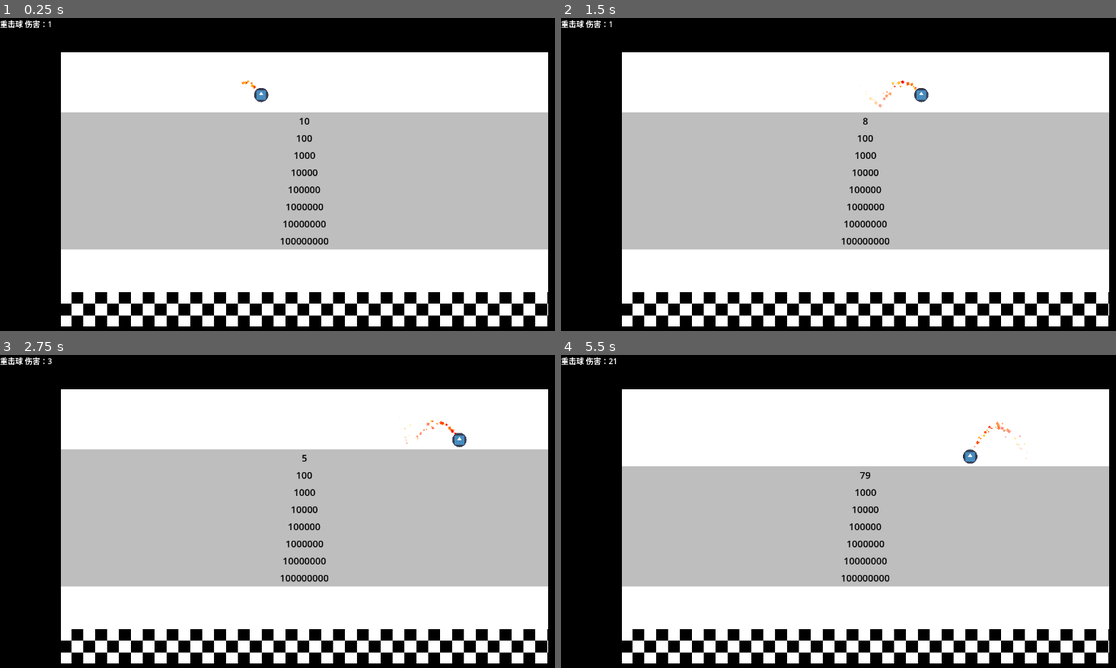
Above: before the commit, frames 1-4 (two rows, left to right).
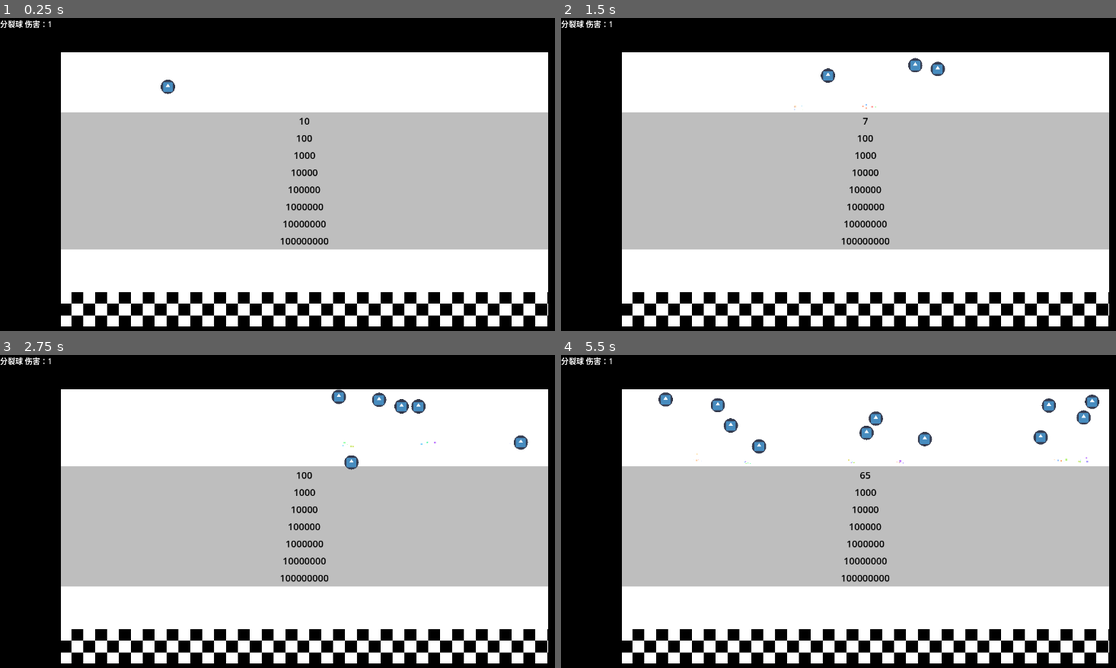
Above: after the commit, the same moments.

Repository: Rundll86/fallingballs
Game: Godot game, scene res://components/World.tscn
The game is run twice, just before and just after one commit, with the same random seed, the same clock (stepped at 60 frames per second) and the same inputs. The engine's default icon, where the game draws it, is replaced by a stand-in: a white triangle on a blue panel in a dark square.
Inputs:
- Up to frame 1 (0.25 s): no input
- Up to frame 2 (1.5 s): no input
- Up to frame 3 (2.75 s): no input
- Up to frame 4 (5.5 s): no input

The runs differ from the first frame. In frame 1, 0.3% of the frame differs, in the area x 0-49%, y 0-28%; in frame 2, 0.5%; in frame 3, 5.4%, in the area x 0-99%, y 0-37%; in frame 4, 1.3%.

Commit message:
feat(球类): 添加分裂球功能及调整相关场景
实现分裂球功能，当球体攻击墙壁时可自我复制
调整World场景使用新分裂球并更新碰撞层
修改Winner场景尺寸和碰撞层配置
更新BallBase基础属性以支持新功能

Diff:
--- a/components/Abstracts/BallBase.tscn
+++ b/components/Abstracts/BallBase.tscn
@@ -14,10 +14,11 @@
 emission_sphere_radius = 10.0
 gravity = Vector3(0, 0, 0)
 
-[sub_resource type="CircleShape2D" id="CircleShape2D_bgsji"]
+[sub_resource type="CircleShape2D" id="CircleShape2D_40e0s"]
 radius = 15.0
 
 [node name="Ball" type="RigidBody2D"]
+collision_layer = 0
 physics_material_override = SubResource("PhysicsMaterial_pm2r4")
 contact_monitor = true
 max_contacts_reported = 1000
--- /dev/null
+++ b/components/Scenes/Balls/SplitBall.tscn
@@ -0,0 +1,19 @@
+[gd_scene load_steps=4 format=3 uid="uid://btvj03fot0k43"]
+
+[ext_resource type="PackedScene" uid="uid://2ieitt62h5rm" path="res://components/Abstracts/BallBase.tscn" id="1_2e1lw"]
+[ext_resource type="Script" path="res://scripts/Contents/Balls/SplitBall.gd" id="2_kegkv"]
+
+[sub_resource type="CircleShape2D" id="CircleShape2D_cwuqw"]
+radius = 15.0
+
+[node name="Ball" instance=ExtResource("1_2e1lw")]
+collision_layer = 1
+script = ExtResource("2_kegkv")
+displayName = "分裂球"
+damage = 1.0
+
+[node name="trail" parent="." index="1"]
+emitting = false
+
+[node name="hitbox" parent="." index="2"]
+shape = SubResource("CircleShape2D_cwuqw")
--- a/components/Scenes/Winner.tscn
+++ b/components/Scenes/Winner.tscn
@@ -3,25 +3,27 @@
 [ext_resource type="Script" path="res://scripts/Statemachines/Winner.gd" id="1_psfcv"]
 [ext_resource type="Shader" path="res://shaders/Winner.gdshader" id="2_qsl2d"]
 
-[sub_resource type="RectangleShape2D" id="RectangleShape2D_hjhx8"]
-size = Vector2(1317, 538)
+[sub_resource type="RectangleShape2D" id="RectangleShape2D_x0ilh"]
+size = Vector2(1317, 630)
 
 [sub_resource type="ShaderMaterial" id="ShaderMaterial_7i31a"]
 shader = ExtResource("2_qsl2d")
 shader_parameter/square_size = 25
 
 [node name="Winner" type="Area2D"]
+collision_layer = 2
+collision_mask = 0
 script = ExtResource("1_psfcv")
 
 [node name="hitbox" type="CollisionShape2D" parent="."]
 unique_name_in_owner = true
-shape = SubResource("RectangleShape2D_hjhx8")
+shape = SubResource("RectangleShape2D_x0ilh")
 
 [node name="texture" type="ColorRect" parent="."]
 unique_name_in_owner = true
 material = SubResource("ShaderMaterial_7i31a")
 offset_left = -658.5
-offset_top = -269.0
+offset_top = -315.0
 offset_right = 658.5
-offset_bottom = 269.0
+offset_bottom = 315.0
 color = Color(1, 0, 0, 1)
--- a/components/World.tscn
+++ b/components/World.tscn
@@ -1,11 +1,12 @@
 [gd_scene load_steps=3 format=3 uid="uid://h8i5gxomlxpq"]
 
 [ext_resource type="PackedScene" uid="uid://d0jigswwk1dgh" path="res://components/Scenes/Playgrounds/GravityBox.tscn" id="1_afrxx"]
-[ext_resource type="PackedScene" uid="uid://cw6int17exqy3" path="res://components/Scenes/Balls/DamageBall.tscn" id="2_6qmjj"]
+[ext_resource type="PackedScene" uid="uid://btvj03fot0k43" path="res://components/Scenes/Balls/SplitBall.tscn" id="2_cnqu2"]
 
 [node name="World" type="Node2D"]
 
 [node name="Playground" parent="." instance=ExtResource("1_afrxx")]
 
-[node name="Ball" parent="Playground" instance=ExtResource("2_6qmjj")]
-position = Vector2(510, 133)
+[node name="Ball" parent="Playground" instance=ExtResource("2_cnqu2")]
+position = Vector2(314, 116)
+collision_layer = 1
--- /dev/null
+++ b/scripts/Contents/Balls/SplitBall.gd
@@ -0,0 +1,9 @@
+extends BallBase
+
+var canDuplicate: bool = true
+func onAttack(_wall: WallBase):
+	if canDuplicate:
+		var cloned = duplicate()
+		get_parent().call_deferred("add_child", cloned)
+		cloned.position -= Vector2(0, radius * 2)
+	canDuplicate = false
Not shown: 1 places in components/Abstracts/BallBase.tscn that only renumber resources
Not shown: 2 places in components/Abstracts/WallBase.tscn that only renumber resources
